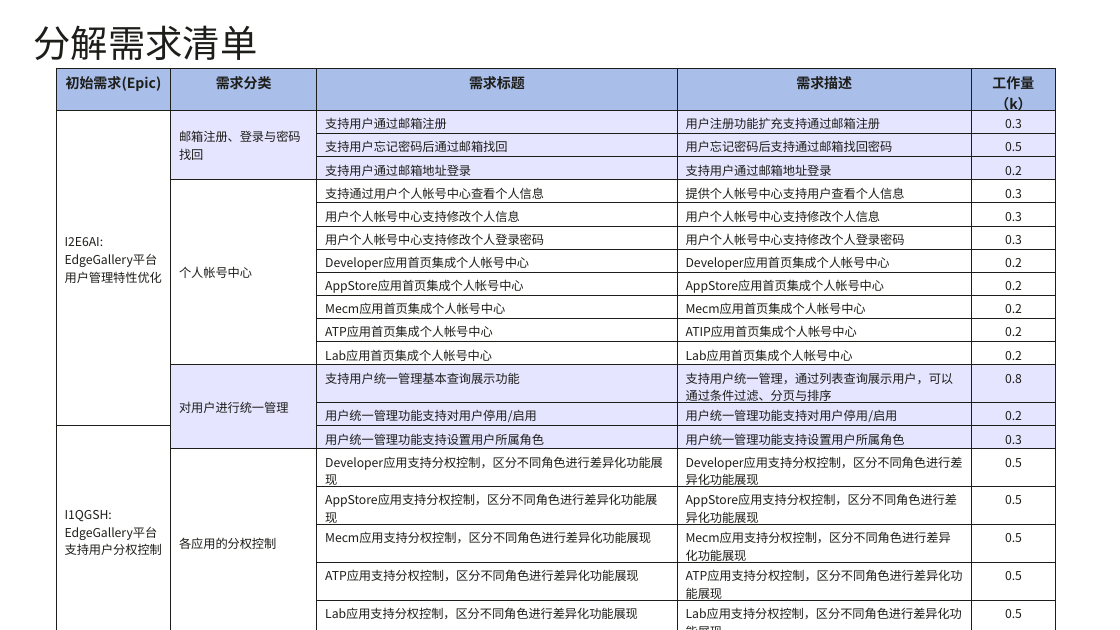
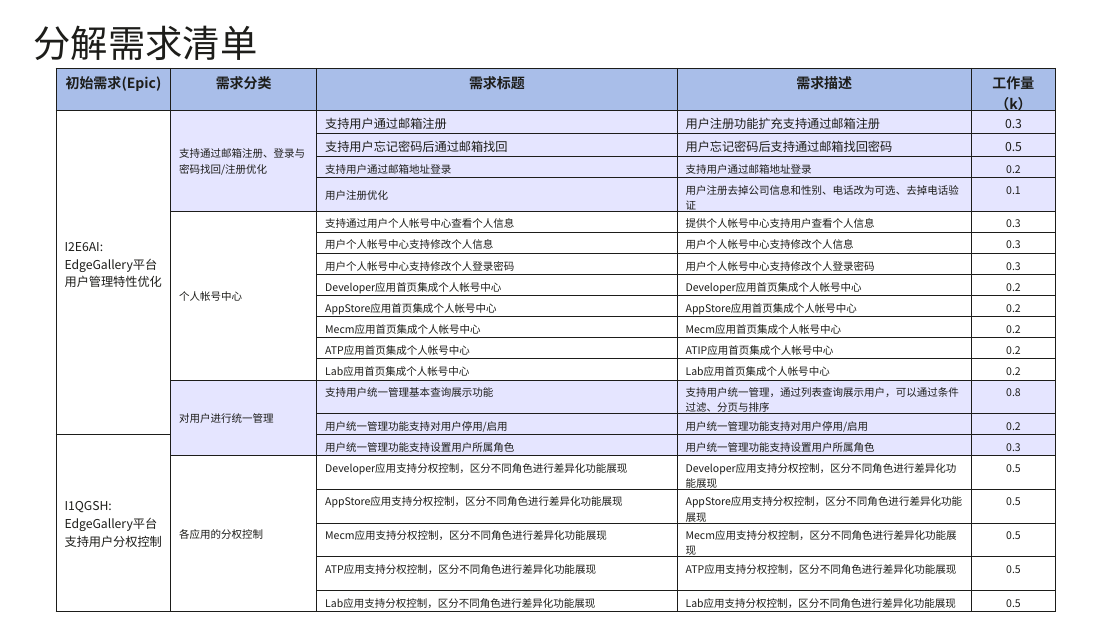
Before and after one commit to EdgeGallery/community, a slide deck: slide 9 of Architecture WG/Requirements/v1.1/Edge Gallery1.1 用户管理特性优化与分权控制方案分析.pptx. Drawn at 1120x630 pixels with LibreOffice and Linux fonts; fonts in the diff are those of the drawing. Boxes give left, top, right and bottom in pixels: in the first picture for what was removed or moved away, otherwise in the second. Text is boxed around its words. In the diff, an @@ line names an element or a change of style, - is before the commit and + after.

Commit message:
!101 更新用户管理特性优化与分权控制方案分析文档 * 更新用户管理特性优化与分权控制方案分析文档

```diff
--- a/Architecture WG/Requirements/v1.1/Edge Gallery1.1 用户管理特性优化与分权控制方案分析.pptx
+++ b/Architecture WG/Requirements/v1.1/Edge Gallery1.1 用户管理特性优化与分权控制方案分析.pptx
@@ table at bbox=[56, 69, 1055, 612] @@
-row 2, column 2: 邮箱注册、登录与密码找回
+row 2, column 2: 支持通过邮箱注册、登录与密码找回/注册优化
+row 5:  |  | 用户注册优化 | 用户注册去掉公司信息和性别、电话改为可选、去掉电话验证 | 0.1
```
Also in this commit, not shown: 7 other slides changed.
